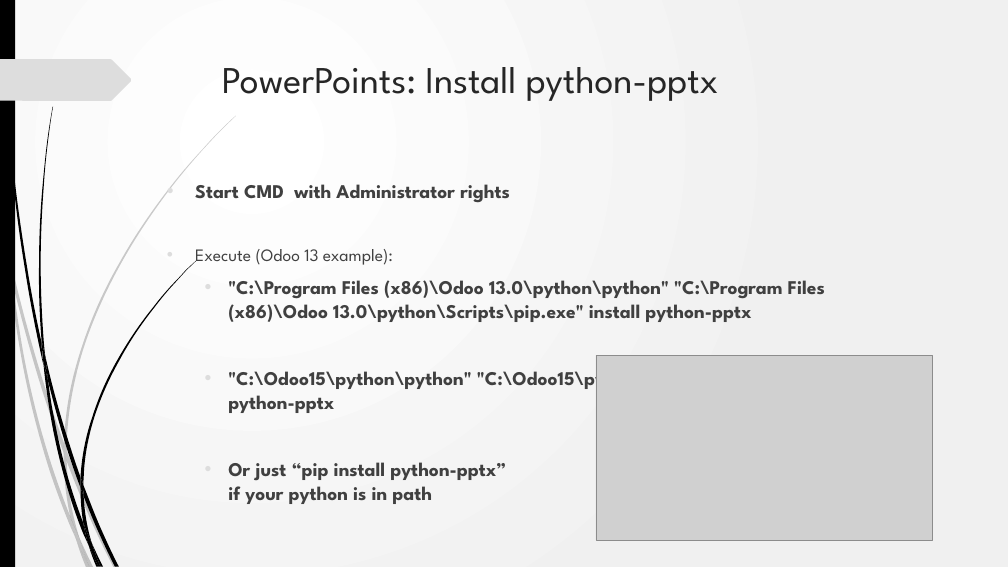
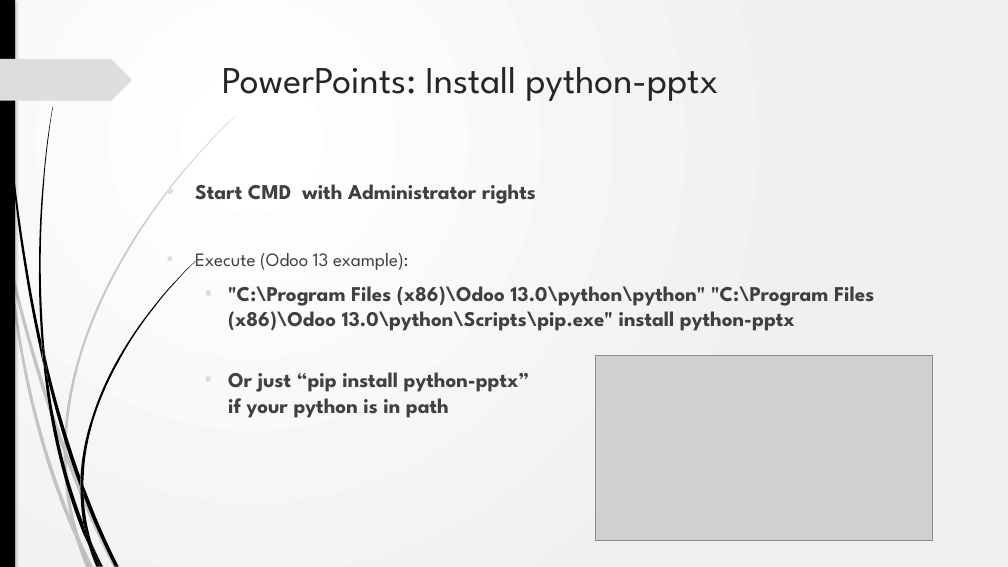
Before and after one commit to akarki58/rocker_app, a slide deck: slide 4 of rocker_app/docs/Rocker_install.pptx (slide 5 before the commit). Drawn at 1008x567 pixels with LibreOffice and Linux fonts; fonts in the diff are those of the drawing; grey boxes stand for pictures; background and template pictures are left out. Boxes give left, top, right and bottom in pixels: in the first picture for what was removed or moved away, otherwise in the second. Text is boxed around its words. In the diff, an @@ line names an element or a change of style, - is before the commit and + after.

```diff
--- a/rocker_app/docs/Rocker_install.pptx
+++ b/rocker_app/docs/Rocker_install.pptx
@@ background gradient #FFFFFF to #F1F1F1 to gradient #FFFFFF to #F0F0F0 @@
@@ rectangle at [0, 0, 15, 567]: shadow on @@
@@ outline redrawn in 10 elements at [11, 261, 64, 453], [67, 451, 117, 567], [8, 265, 76, 540], [64, 453, 79, 538], [64, 116, 236, 451], [2, 0, 43, 364], [39, 107, 53, 357], [80, 260, 197, 485], [80, 477, 83, 496], [0, 59, 132, 101] @@
@@ text "Start CMD with Administrator rights" at [195, 184, 874, 418]: size 18.5 to 20 pt in "Start CMD with Administrator rights", ""C:\Program Files (x86)\Odoo 13.0\python\python" "C:\Program ...", "Or just “pip install python-pptx” if your ..."; size 16.6 to 18 pt in "Execute (Odoo 13 example):" @@
@@ text at [228, 365, 791, 413]: paragraph removed @@
-  • "C:\Odoo15\python\python" "C:\Odoo15\python\Scripts\pip.exe" install python-pptx
```
Also in this commit, not shown: 11 other slides changed, 4 slides added, 1 slide removed, 8 other files.
